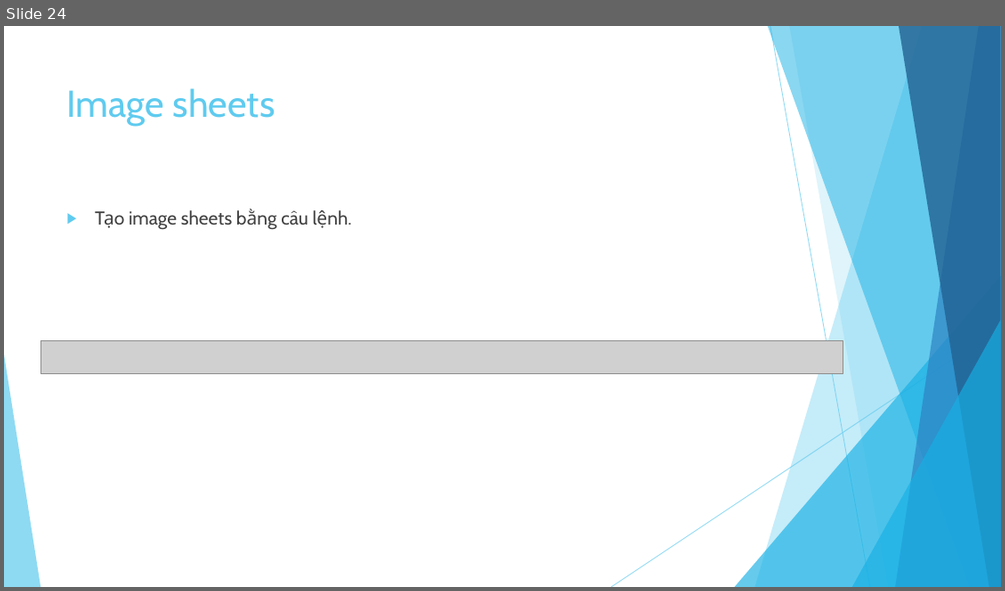
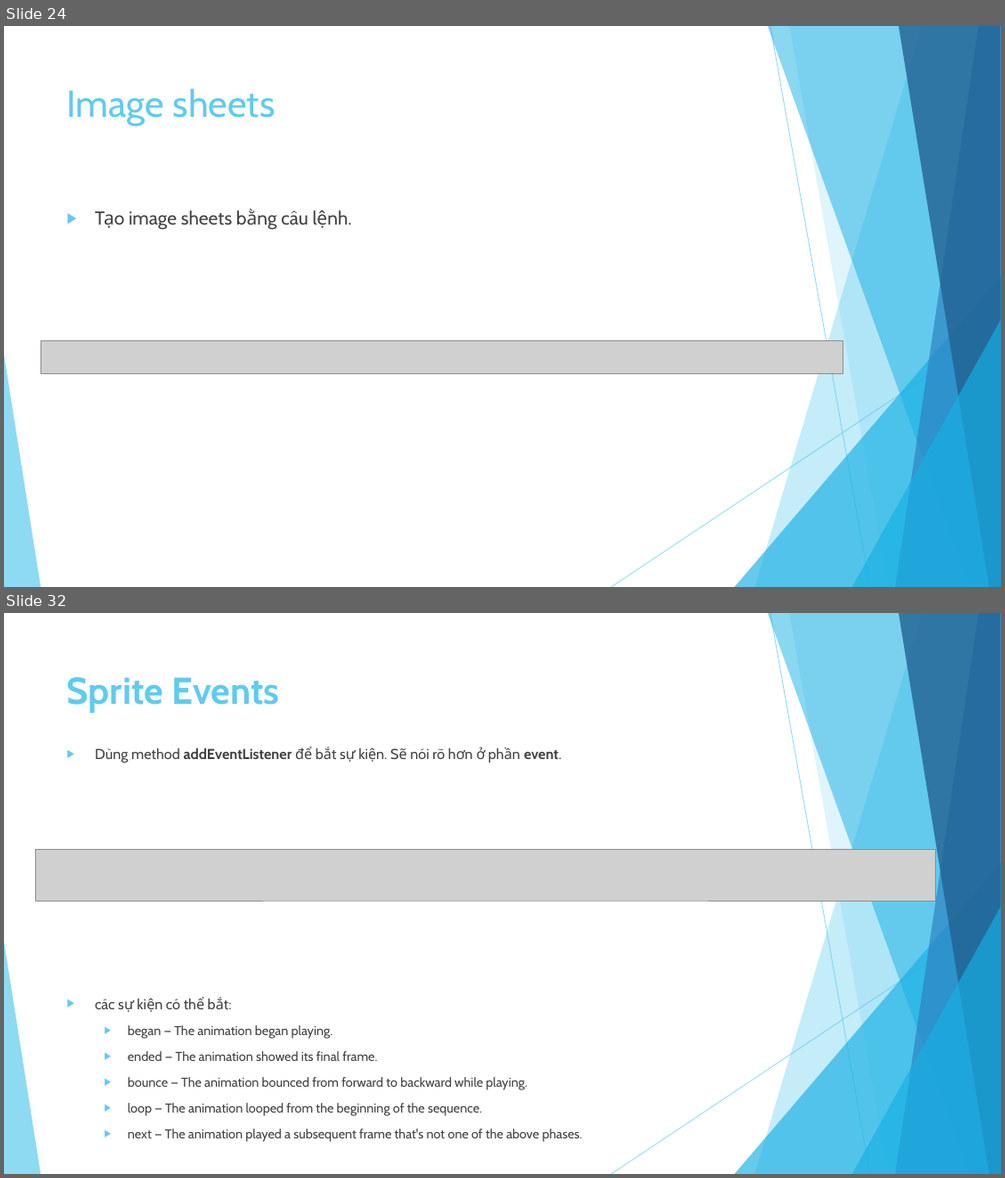
Before and after one commit to ndthanhdev/TDT-Spring-2017, a slide deck: Corona/Presentation1.pptx. Shown one above the other, each under a label of ours: slide 24 before the commit, slides 24 and 32 after it; the slides between them are not shown. The pictures are 1005x591 and 1005x1178 pixels, drawn with LibreOffice and Linux fonts; fonts in the diff are those of the drawing; grey boxes stand for pictures. Boxes give left, top, right and bottom in pixels: in the first picture for what was removed or moved away, otherwise in the second. Text is boxed around its words. In the diff, an @@ line names an element or a change of style, - is before the commit and + after.

```diff
--- a/Corona/Presentation1.pptx
+++ b/Corona/Presentation1.pptx
@@ slide 32 added at [4, 613, 1001, 1174], background #FFFFFF; not listed: 10 template elements that a slide beside it also shows @@
@@ title added at [67, 677, 280, 713], 36 pt, text #5FCBEF, bold @@
+Sprite Events
@@ text added at [95, 747, 582, 1142], 12.4 pt, text #404040 @@
+▶ Dùng method addEventListener để bắt sự kiện. Sẽ nói rõ hơn ở phần event.
+▶ các sự kiện có thể bắt:
+  ▶ began — The animation began playing.
+  ▶ ended — The animation showed its final frame.
+  ▶ bounce — The animation bounced from forward to backward while playing.
+  ▶ loop — The animation looped from the beginning of the sequence.
+  ▶ next — The animation played a subsequent frame that's not one of the above phases.
@@ picture added at [35, 849, 936, 900] @@
```
Also in this commit, not shown: 8 other slides added.
